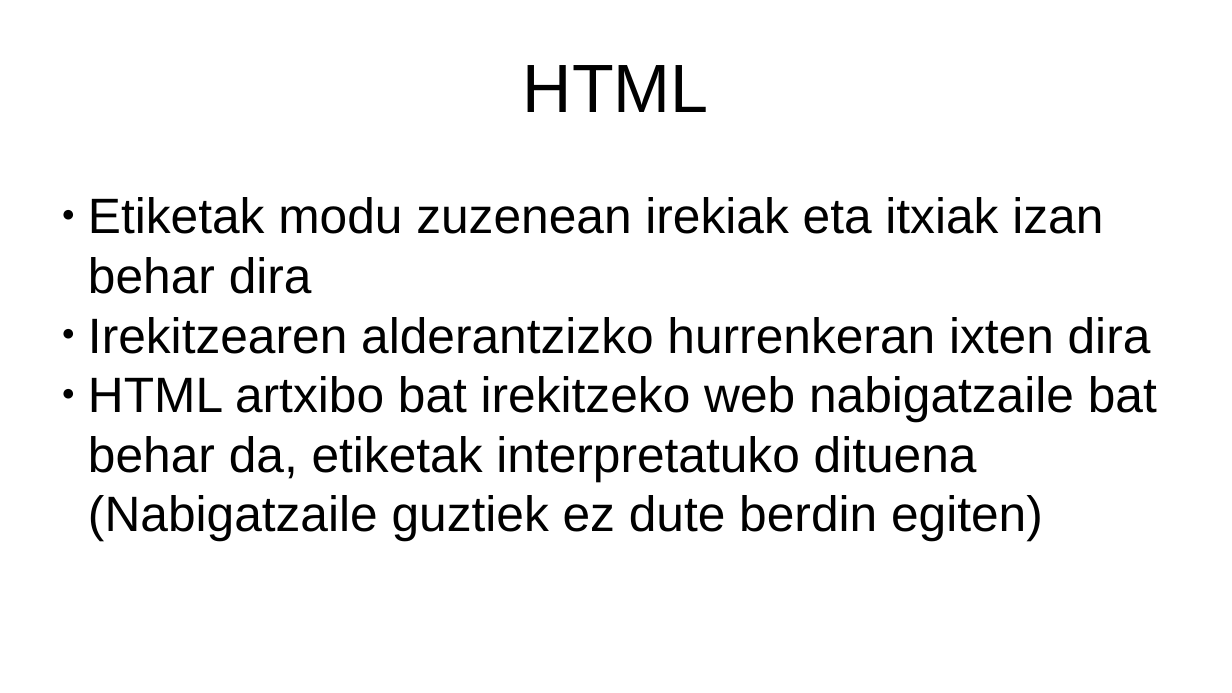
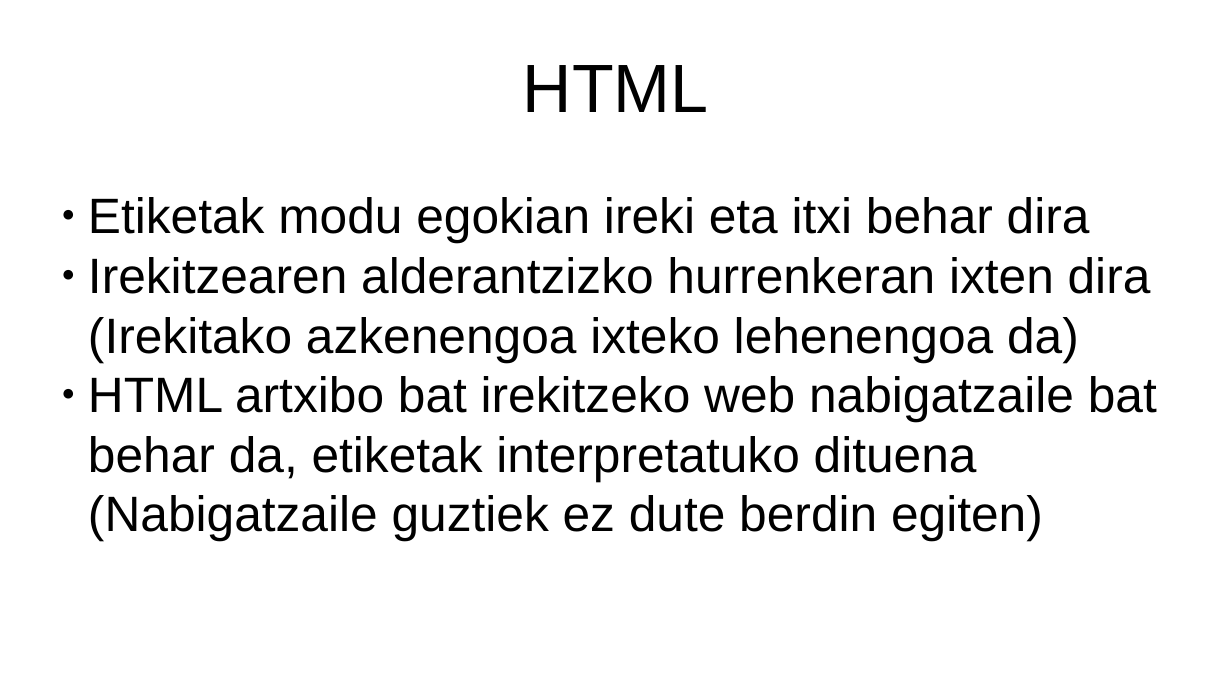
Before and after one commit to mikel-egana-aranguren/EHU-ISSKS-31, a slide deck: slide 5 of WebSistemak/WebSistemak.odp. Drawn at 1232x693 pixels with LibreOffice and Linux fonts; fonts in the diff are those of the drawing; background and template pictures are left out. Boxes give left, top, right and bottom in pixels: in the first picture for what was removed or moved away, otherwise in the second. Text is boxed around its words. In the diff, an @@ line names an element or a change of style, - is before the commit and + after.

```diff
--- a/WebSistemak/WebSistemak.odp
+++ b/WebSistemak/WebSistemak.odp
@@ subtitle at (88,197,1151,362): text changed @@
-● Etiketak modu zuzenean irekiak eta itxiak izan behar dira
-● Irekitzearen alderantzizko hurrenkeran ixten dira
+● Etiketak modu egokian ireki eta itxi behar dira
+● Irekitzearen alderantzizko hurrenkeran ixten dira (Irekitako azkenengoa ixteko lehenengoa da)
```
Also in this commit, not shown: 34 other slides changed, 15 slides added, 15 slides removed, 24 other files.
